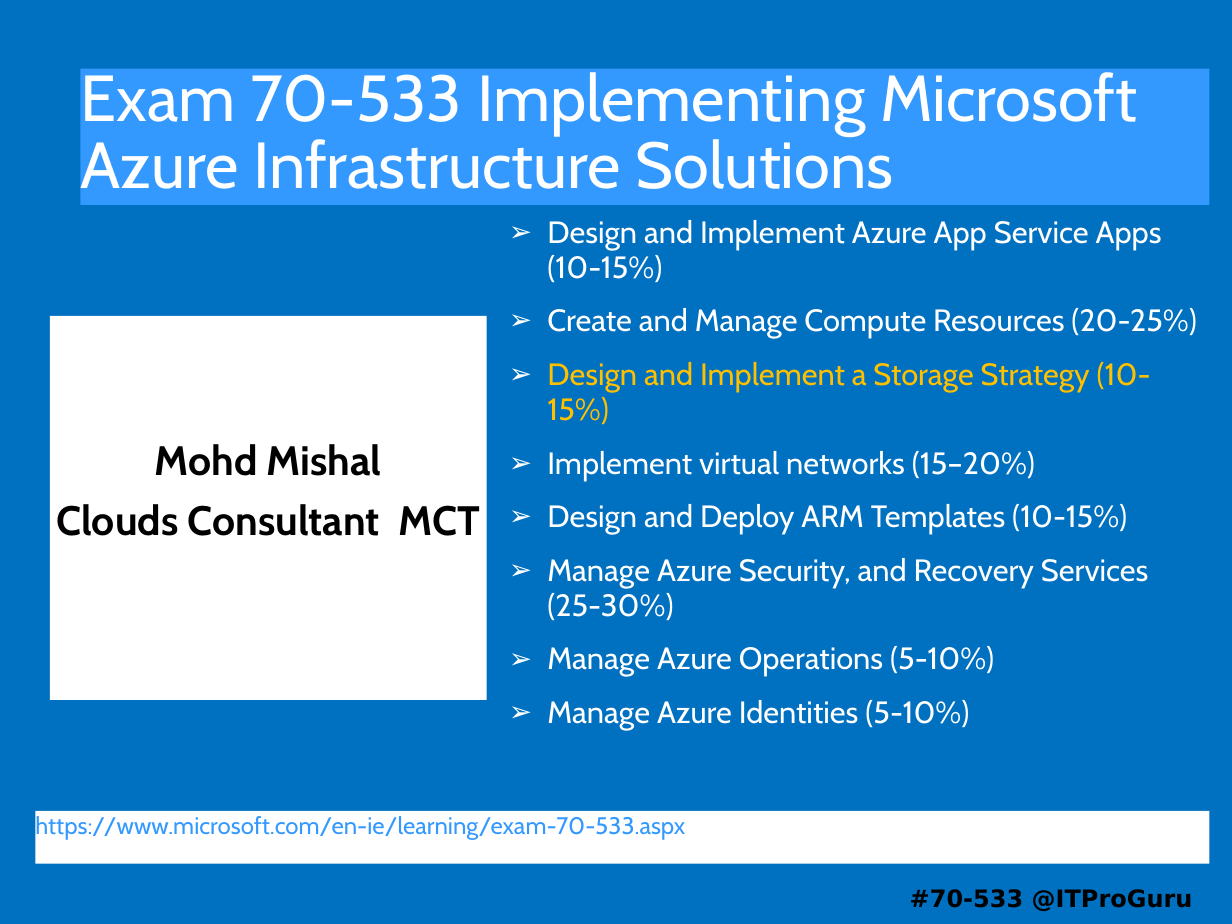
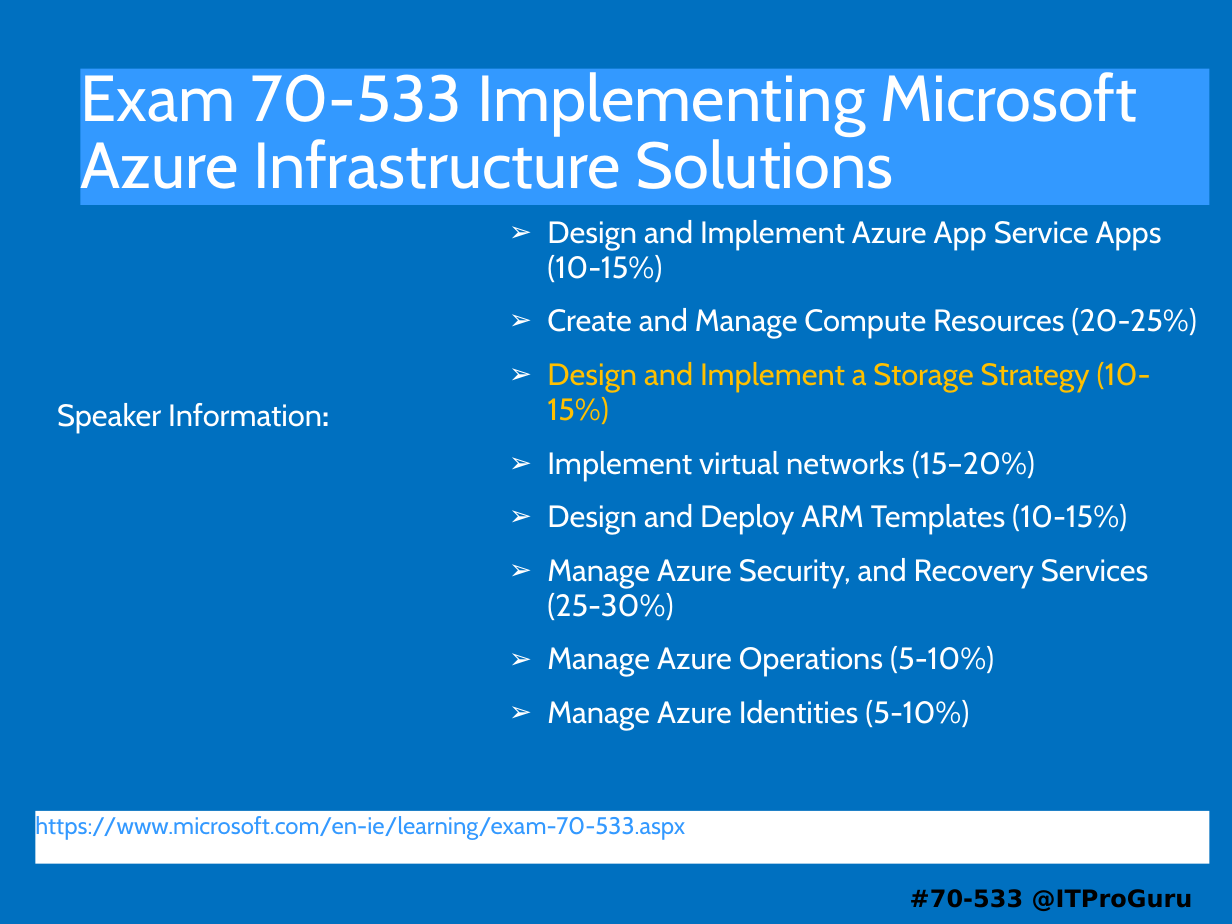
Before and after one commit to guruskill/70-533, a slide deck: slide 1 of Presentations/2018-06-11-Reston/70-533-03-Storage.PPTX. Drawn at 1232x924 pixels with LibreOffice and Linux fonts; fonts in the diff are those of the drawing. Boxes give left, top, right and bottom in pixels: in the first picture for what was removed or moved away, otherwise in the second. Text is boxed around its words. In the diff, an @@ line names an element or a change of style, - is before the commit and + after.

```diff
--- a/Presentations/2018-06-11-Reston/70-533-03-Storage.PPTX
+++ b/Presentations/2018-06-11-Reston/70-533-03-Storage.PPTX
@@ rectangle removed at bbox=[49, 315, 487, 700] @@
-Mohd Mishal
-Clouds Consultant MCT
@@ text added at bbox=[57, 403, 329, 433], 18 pt, text #FFFFFF @@
+Speaker Information:
```
Also in this commit, not shown: 4 other slides changed.
